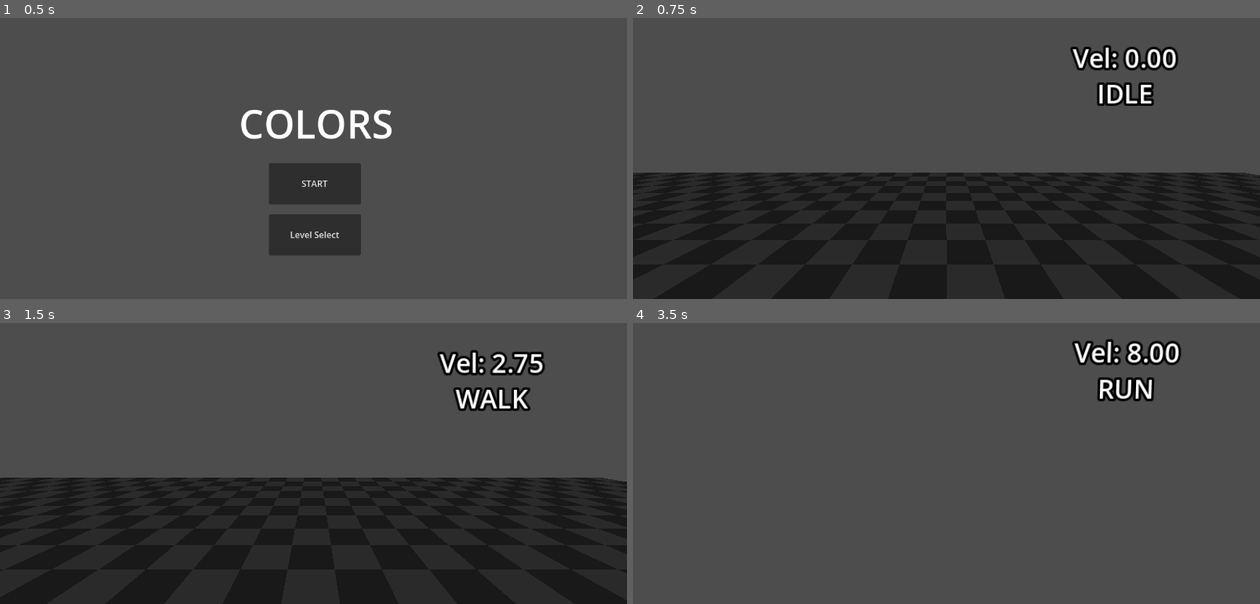
Above: before the commit, frames 1-4 (two rows, left to right).
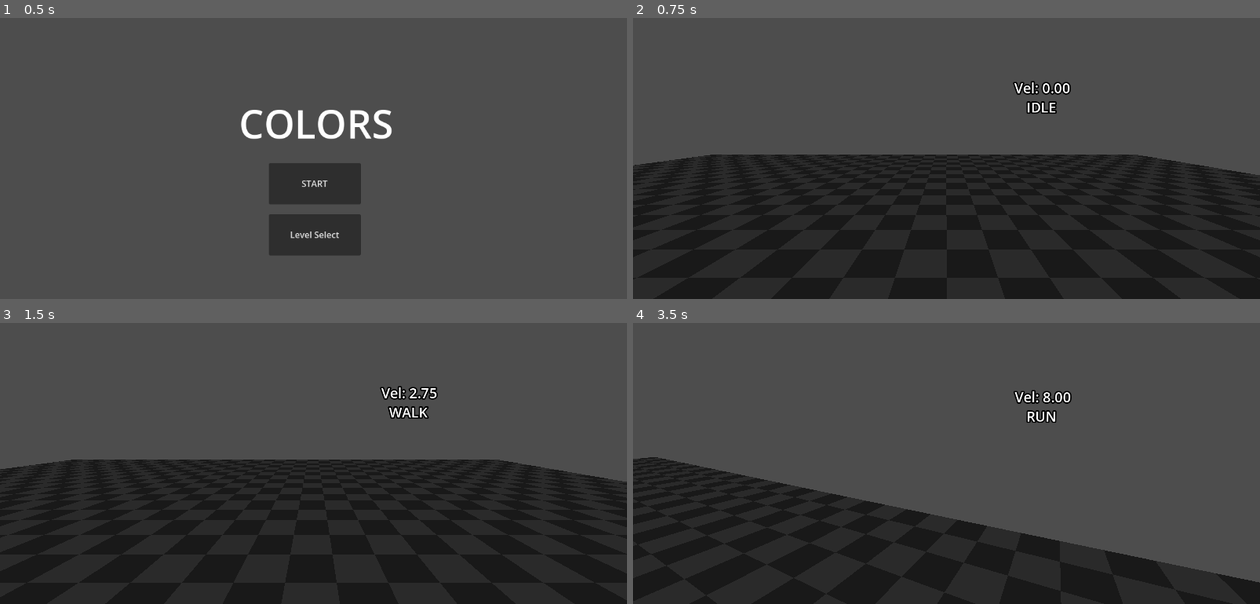
Above: after the commit, the same moments.

Repository: Octoan1/respawn26-colors
Game: Godot game, scene res://Game/main.tscn
Two runs of this game, one before a commit and one after it. Both use one fixed random seed, a clock stepped at 60 frames per second and the inputs below. The engine's default icon, where the game draws it, is replaced by a stand-in: a white triangle on a blue panel in a dark square.
Inputs (mouse positions are in pixels of both pictures, inside the frame that each line leads up to):
- Up to frame 1 (0.5 s): no input
- Up to frame 2 (0.75 s): click "START" at 0.5 s
- Up to frame 3 (1.5 s): tap Enter at 1.25 s; move the mouse to (451, 410) at 1.27 s; hold D (player_right) from 1.28 s (still down); tap 6 (wall button, bound only after the commit) at 1.35 s; click (451, 410) at 1.42 s
- Up to frame 4 (3.5 s): tap Space (player_jump) at 1.52, 2.27 s; move the mouse to (915, 429) at 2.02 s; release D (player_right) at 2.03 s; hold W (player_forwards) from 2.03 s (still down); tap Ctrl (player_slide) at 2.1 s; tap 6 (wall button, bound only after the commit) at 2.3, 3.05 s; move the mouse to (959, 421) at 2.77 s; hold Shift (player_sprint) from 2.78 s (still down)

Frame 1 is identical in both runs. In frame 2, 7.6% of the frame differs, in the area x 0-97%, y 9-56%; in frame 3, 7.8%; in frame 4, 33%, in the area x 0-100%, y 5-100%.

Commit message:
Got a start to wall riding

Diff:
--- a/Entities/Player/States/air.gd
+++ b/Entities/Player/States/air.gd
@@ -5,6 +5,8 @@
 	pass
 
 func enter() -> void:
+	if not player.wall_grab_timer.timeout.is_connected(_wall_grab_timeout):
+		player.wall_grab_timer.timeout.connect(_wall_grab_timeout)
 	pass
 
 func exit() -> void:
@@ -25,9 +27,8 @@
 		Transitioned.emit(self,"JUMP")
 		return
 
-	if player.is_on_wall():
-		Transitioned.emit(self, "WALL_RIDING")
-		return
+	if player.is_on_wall() and player.wall_grab_timer.is_stopped():
+		player.wall_grab_timer.start()
 
 	var input_dir := Input.get_vector("player_left", "player_right", "player_forwards", "player_backwards")
 	var direction := (player.transform.basis * Vector3(input_dir.x, 0, input_dir.y)).normalized()
@@ -45,3 +46,8 @@
 			player.velocity.z = horizontal_velocity.y
 
 	player.move_and_slide()
+
+
+func _wall_grab_timeout() -> void:
+	if player.is_on_wall():
+		Transitioned.emit(self, "WALL_RIDING")
--- a/Entities/Player/States/wall_riding.gd
+++ b/Entities/Player/States/wall_riding.gd
@@ -1,13 +1,11 @@
 extends PlayerState
-
-var wall_normal: Vector3
 
 func setup() -> void:
 	super()
 	pass
 
 func enter() -> void:
-	pass
+	player.wall_normal = player.get_wall_normal()
 
 func exit() -> void:
 	pass
@@ -16,11 +14,12 @@
 	pass
 
 func physics_update(delta: float) -> void:
-	if not player.is_on_floor():
-		player.velocity += player.get_gravity() * 0.2 * delta
-		pass
-	else:
+	if player.is_on_floor():
 		Transitioned.emit(self, "IDLE")
+		return
+
+	if player.get_wall_normal().dot(player.wall_normal) < 0.9:
+		Transitioned.emit(self, "PUSH_OFF_WALL")
 		return
 
 	if Input.is_action_just_pressed("player_jump"):
@@ -28,12 +27,14 @@
 		Transitioned.emit(self,"WALL_JUMP")
 		return
 
-	if player.is_on_wall():
-		wall_normal = player.get_wall_normal()
-	else:
+	if Input.is_action_just_pressed("wall button"):
+		Transitioned.emit(self, "PUSH_OFF_WALL")
+		return
+
+
+	if not player.is_on_wall():
 		Transitioned.emit(self, "AIR")
 		return
-
 
 	var input_dir := Input.get_vector("player_left", "player_right", "player_forwards", "player_backwards")
 	var direction := (player.transform.basis * Vector3(input_dir.x, 0, input_dir.y)).normalized()
@@ -44,6 +45,7 @@
 		player.velocity.x = move_toward(player.velocity.x, 0, player.acceleration * delta)
 		player.velocity.z = move_toward(player.velocity.z, 0, player.acceleration * delta)
 
-	player.velocity += -wall_normal * player.stick_force
+	player.velocity += -player.wall_normal.normalized() * player.stick_force
+	player.velocity.y = 0
 
 	player.move_and_slide()
--- a/Entities/Player/player.gd
+++ b/Entities/Player/player.gd
@@ -7,22 +7,31 @@
 @export var acceleration:float = 15.0
 @export var air_acceleration:float = 10.0
 @export var mouse_sensitivity:float = 0.002
-@export var stick_force:float = 5
-@export var slide_spd_req:float = 7
+@export var stick_force:float = 2.0
+@export var slide_spd_req:float = 7.0
+@export var push_off_wall_force:float = 2.0
 
 @onready var head:Node3D = $Head
 @onready var debug_velocity: Label3D = $DebugVelocity
 @onready var debug_state: Label3D = $DebugState
 
 var coyote_timer: Timer
+var wall_grab_timer: Timer
+
 ## this is a helper value for checking horizontal velocity, it doesn't change players horizontal velocity
 var horizonal_velocity: Vector2 = Vector2.ZERO
+var wall_normal: Vector3
 
 func _ready() -> void:
 	coyote_timer = Timer.new()
 	coyote_timer.one_shot = true
 	coyote_timer.wait_time = 0.25
 	add_child(coyote_timer)
+
+	wall_grab_timer = Timer.new()
+	wall_grab_timer.one_shot = true
+	wall_grab_timer.wait_time = 0.1
+	add_child(wall_grab_timer)
 
 func _unhandled_input(event: InputEvent) -> void:
 	# recapture mouse
--- a/Entities/Player/player.tscn
+++ b/Entities/Player/player.tscn
@@ -11,6 +11,7 @@
 [ext_resource type="Script" uid="uid://b7m30eoriqxd" path="res://Entities/Player/States/wall_riding.gd" id="6_4wf4l"]
 [ext_resource type="Script" uid="uid://dqviqt5hnpsuc" path="res://Entities/Player/States/wall_jump.gd" id="7_01a4e"]
 [ext_resource type="Script" uid="uid://b4o0syihug2u2" path="res://Entities/Player/States/slide_state.gd" id="7_ap3xn"]
+[ext_resource type="Script" uid="uid://6wd36mbo3304" path="res://Entities/Player/push_off_wall.gd" id="12_iplt1"]
 
 [sub_resource type="CapsuleShape3D" id="CapsuleShape3D_0t4wu"]
 
@@ -28,6 +29,7 @@
 
 [node name="Camera3D" type="Camera3D" parent="Head" unique_id=100536400]
 unique_name_in_owner = true
+transform = Transform3D(1, 0, 0, 0, 1, 0, 0, 0, 1, 0, 0, 3.7929144)
 cull_mask = 1048573
 script = ExtResource("2_x1y6q")
 
@@ -61,14 +63,17 @@
 [node name="WALL_JUMP" type="Node" parent="StateMachine" unique_id=395958755]
 script = ExtResource("7_01a4e")
 
+[node name="PUSH_OFF_WALL" type="Node" parent="StateMachine" unique_id=1425482450]
+script = ExtResource("12_iplt1")
+
 [node name="MeshInstance3D" type="MeshInstance3D" parent="." unique_id=125584598]
 layers = 2
 mesh = SubResource("CapsuleMesh_g4v7s")
 
 [node name="DebugVelocity" type="Label3D" parent="." unique_id=336715397]
-transform = Transform3D(1, 0, 0, 0, 1, 0, 0, 0, 1, 1.0990615, 0.90116143, -1.4164456)
+transform = Transform3D(1, 0, 0, 0, 1, 0, 0, 0, 1, 1.0990615, 0.90116143, 1.1563038)
 text = "Vel: 0"
 
 [node name="DebugState" type="Label3D" parent="." unique_id=700631333]
-transform = Transform3D(1, 0, 0, 0, 1, 0, 0, 0, 1, 1.0990615, 0.68161035, -1.4164456)
+transform = Transform3D(1, 0, 0, 0, 1, 0, 0, 0, 1, 1.0990615, 0.68161035, 1.1289998)
 text = "State:"
--- /dev/null
+++ b/Entities/Player/push_off_wall.gd
@@ -0,0 +1,17 @@
+extends PlayerState
+
+func setup() -> void:
+	super()
+	pass
+
+func enter() -> void:
+	player.velocity += player.wall_normal * player.push_off_wall_force
+
+func exit() -> void:
+	pass
+
+func update(_delta: float) -> void:
+	Transitioned.emit(self, "AIR")
+
+func physics_update(_delta: float) -> void:
+	pass
--- a/project.godot
+++ b/project.godot
@@ -21,10 +21,6 @@
 SceneManager="*uid://do5hro5hfqbwa"
 UiManager="*uid://delk213ruhhe6"
 DebugManager="*uid://bs5fgahe5i6do"
-
-[debug]
-
-gdscript/warnings/untyped_declaration=1
 
 [debug]
 
@@ -89,6 +85,11 @@
 "events": [Object(InputEventKey,"resource_local_to_scene":false,"resource_name":"","device":-1,"window_id":0,"alt_press …(190 unchanged characters)…
 ]
 }
+"wall button"={
+"deadzone": 0.2,
+"events": [Object(InputEventKey,"resource_local_to_scene":false,"resource_name":"","device":-1,"window_id":0,"alt_pressed":false,"shift_pressed":false,"ctrl_pressed":false,"meta_pressed":false,"pressed":false,"keycode":0,"physical_keycode":54,"key_label":0,"unicode":54,"location":0,"echo":false,"script":null)
+]
+}
 
 [layer_names]
 
Not shown, added: Entities/Player/push_off_wall.gd.uid
